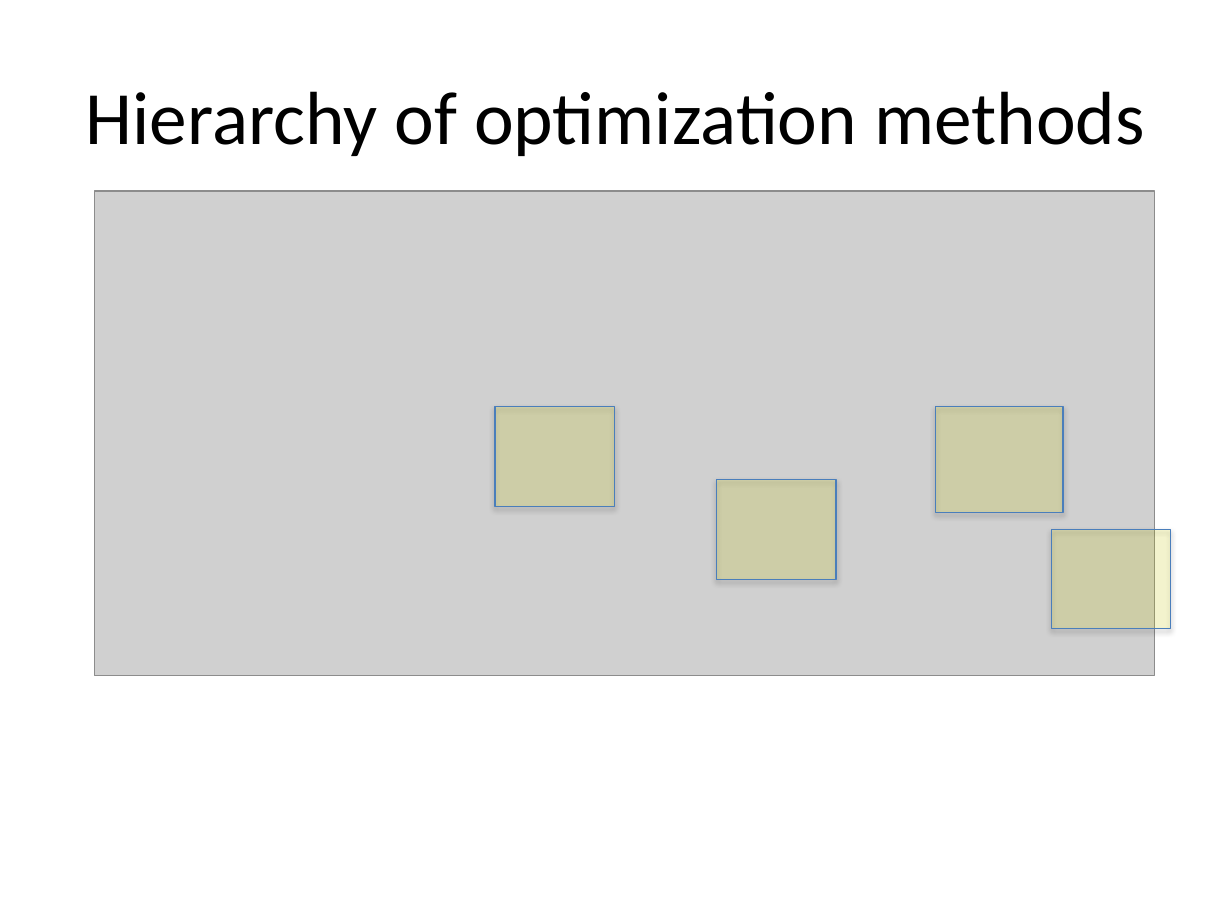
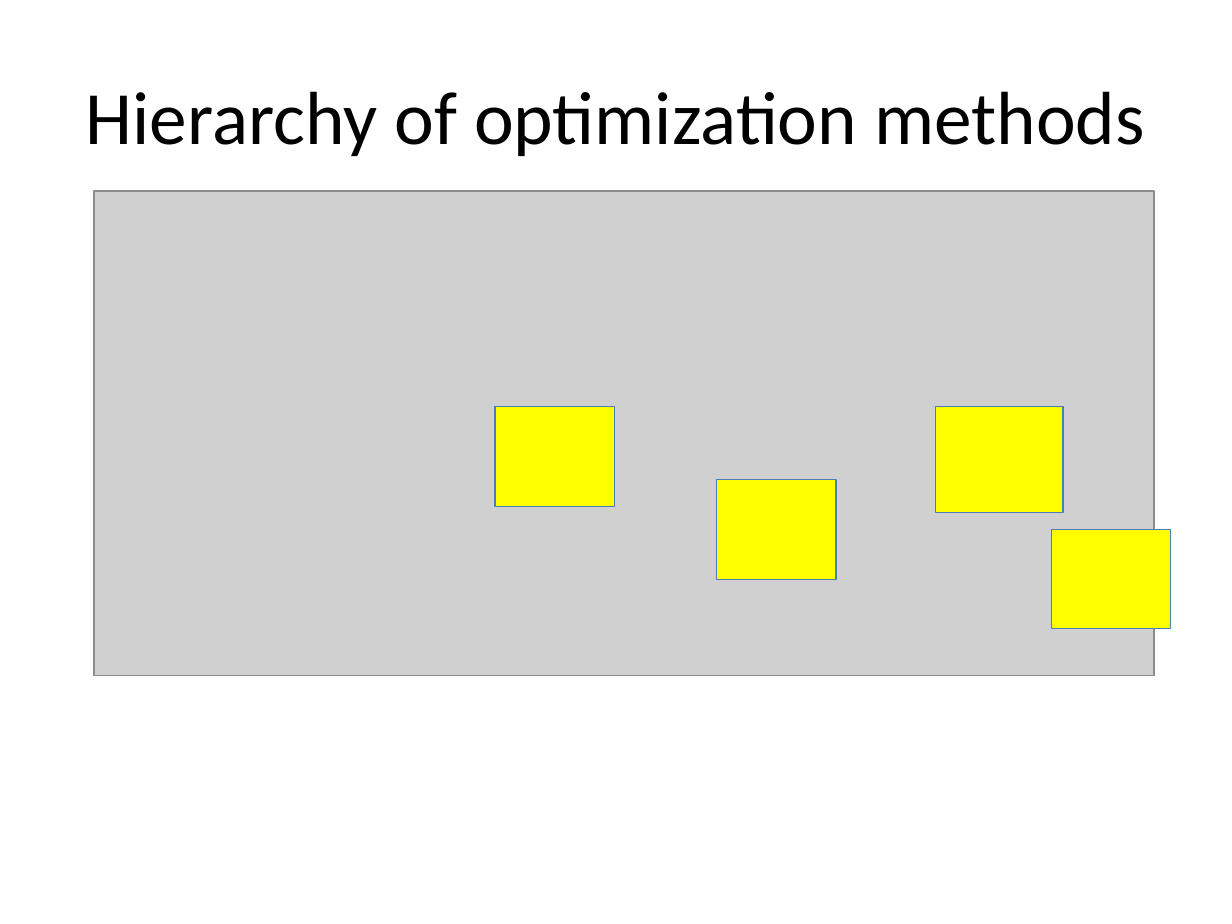
Before and after one commit to zestrada/atomicscalesimulationgroup2, a slide deck: slide 3 of Presentation/FinalPresentation.pptx. Drawn at 1232x924 pixels with LibreOffice and Linux fonts; fonts in the diff are those of the drawing; grey boxes stand for pictures. Boxes give left, top, right and bottom in pixels: in the first picture for what was removed or moved away, otherwise in the second. Text is boxed around its words. In the diff, an @@ line names an element or a change of style, - is before the commit and + after.

```diff
--- a/Presentation/FinalPresentation.pptx
+++ b/Presentation/FinalPresentation.pptx
@@ fill #FFFF00 at 15% opacity to #FFFF00; outline #4B7EBC 0.75 pt to #4A7EBB 0.74 pt; shadow off in 4 elements at bbox=[716, 479, 835, 579], bbox=[935, 407, 1063, 513], bbox=[1051, 530, 1170, 630], bbox=[495, 407, 615, 506] @@
```
Also in this commit, not shown: 10 other slides changed, 6 other files.
